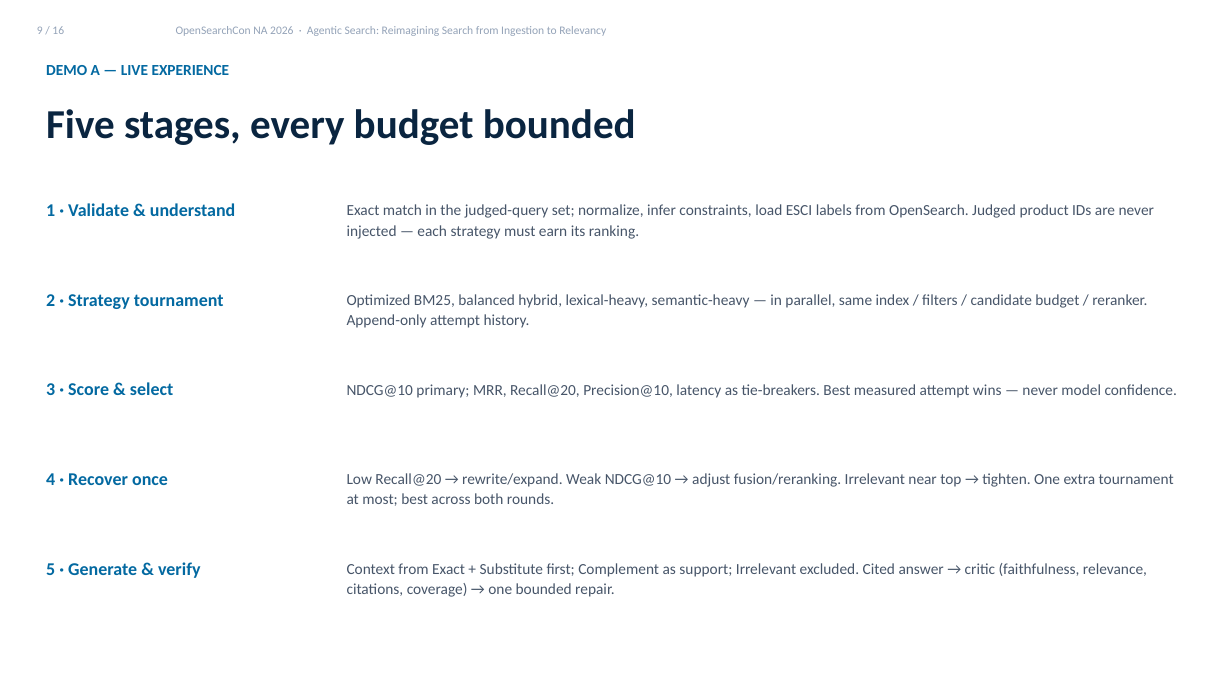
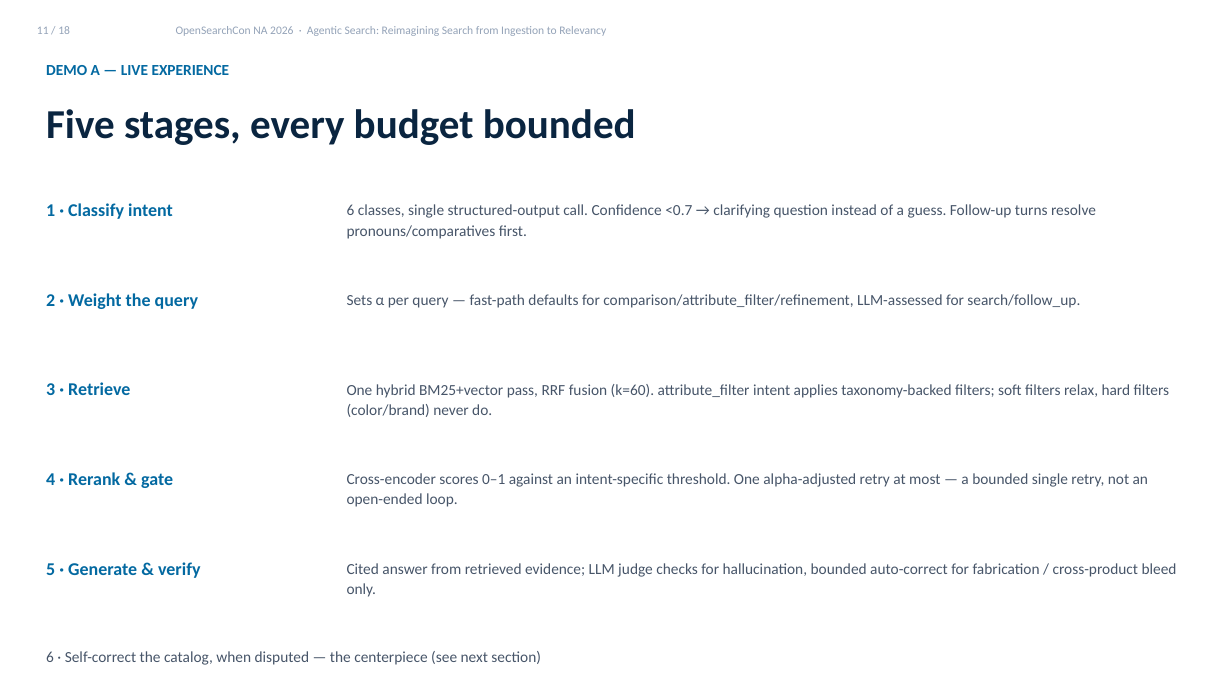
Before and after one commit to kmwtechnology/opensearch2026-agentic-search, a slide deck: slide 11 of docs/presentation/Agentic Search Talk Draft.pptx (slide 9 before the commit). Drawn at 1232x693 pixels with LibreOffice and Linux fonts; fonts in the diff are those of the drawing. Boxes give left, top, right and bottom in pixels: in the first picture for what was removed or moved away, otherwise in the second. Text is boxed around its words. In the diff, an @@ line names an element or a change of style, - is before the commit and + after.

```diff
--- a/docs/presentation/Agentic Search Talk Draft.pptx
+++ b/docs/presentation/Agentic Search Talk Draft.pptx
@@ text at bbox=[37, 26, 70, 34]: text changed @@
-9 / 16
+11 / 18
@@ text at bbox=[46, 203, 173, 219]: text changed @@
-1 · Validate & understand
+1 · Classify intent
@@ text at bbox=[347, 204, 1096, 239]: text changed @@
-Exact match in the judged-query set; normalize, infer constraints, load ESCI labels from OpenSearch. Judged product IDs are never injected — each strategy must earn its ranking.
+6 classes, single structured-output call. Confidence <0.7 → clarifying question instead of a guess. Follow-up turns resolve pronouns/comparatives first.
@@ text at bbox=[46, 293, 198, 309]: text changed @@
-2 · Strategy tournament
+2 · Weight the query
@@ text at bbox=[347, 294, 1080, 308]: text changed @@
-Optimized BM25, balanced hybrid, lexical-heavy, semantic-heavy — in parallel, same index / filters / candidate budget / reranker. Append-only attempt history.
+Sets α per query — fast-path defaults for comparison/attribute_filter/refinement, LLM-assessed for search/follow_up.
@@ text at bbox=[46, 382, 130, 395]: text changed @@
-3 · Score & select
+3 · Retrieve
@@ text at bbox=[347, 384, 1169, 417]: text changed @@
-NDCG@10 primary; MRR, Recall@20, Precision@10, latency as tie-breakers. Best measured attempt wins — never model confidence.
+One hybrid BM25+vector pass, RRF fusion (k=60). attribute_filter intent applies taxonomy-backed filters; soft filters relax, hard filters (color/brand) never do.
@@ text at bbox=[46, 472, 173, 488]: text changed @@
-4 · Recover once
+4 · Rerank & gate
@@ text at bbox=[347, 473, 1148, 507]: text changed @@
-Low Recall@20 → rewrite/expand. Weak NDCG@10 → adjust fusion/reranking. Irrelevant near top → tighten. One extra tournament at most; best across both rounds.
+Cross-encoder scores 0–1 against an intent-specific threshold. One alpha-adjusted retry at most — a bounded single retry, not an open-ended loop.
@@ text at bbox=[347, 563, 1177, 597]: text changed @@
-Context from Exact + Substitute first; Complement as support; Irrelevant excluded. Cited answer → critic (faithfulness, relevance, citations, coverage) → one bounded repair.
+Cited answer from retrieved evidence; LLM judge checks for hallucination, bounded auto-correct for fabrication / cross-product bleed only.
@@ text added at bbox=[46, 651, 541, 665], 12 pt, text #475569 @@
+6 · Self-correct the catalog, when disputed — the centerpiece (see next section)
```
Also in this commit, not shown: 13 other slides changed, 2 slides added.
